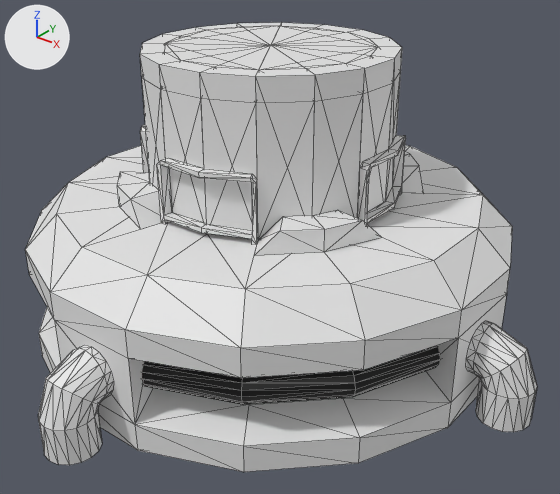
The FBX model Assets/Models/RedButton.fbx, before and after one commit.
Camera for both pictures: a 50 mm camera at (0.153, -0.1867, 0.1455) aimed at (0.0071, -0.0044, 0.0324). The axes (+X, +Y, +Z) are drawn at upper left. The lights are the same throughout. The first picture is the older version. Mesh edges are drawn as thin lines. Where no turn or scale is listed for an object, it has been applied to the vertices.

The first picture shows 'Base', 'Button', 'Button_Col', 'Emmesion'.
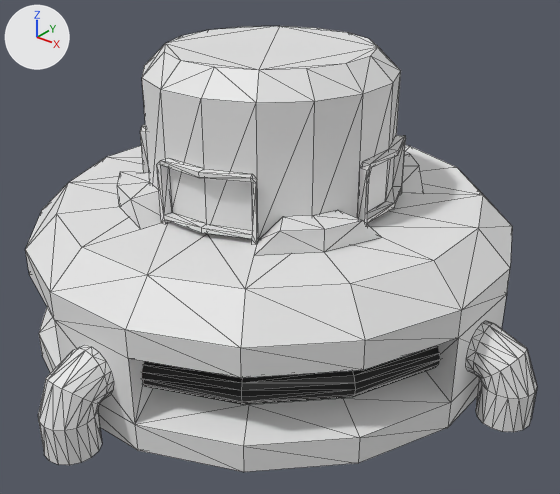
Commit message: RedButton fixed mayde

Where the newer file only moved an object's origin or applied its transform, the numbers keep the older frame.

Location of each change, (x1, y1, x2, y2) in pixels of the pictures (560 x 494 px):
```json
{"object": "Button_Col", "change": "deleted", "before": [140, 23, 402, 103]}
```

Scene script edits in JSON lines:
```json
{"op": "remove", "block": "ob_button_col", "code": ["ob_button_col = bpy.data.objects.new('Button_Col', me_circle_008)", "ob_button_col.location = (0.0, 0.0, 0.0737)"]}
```
